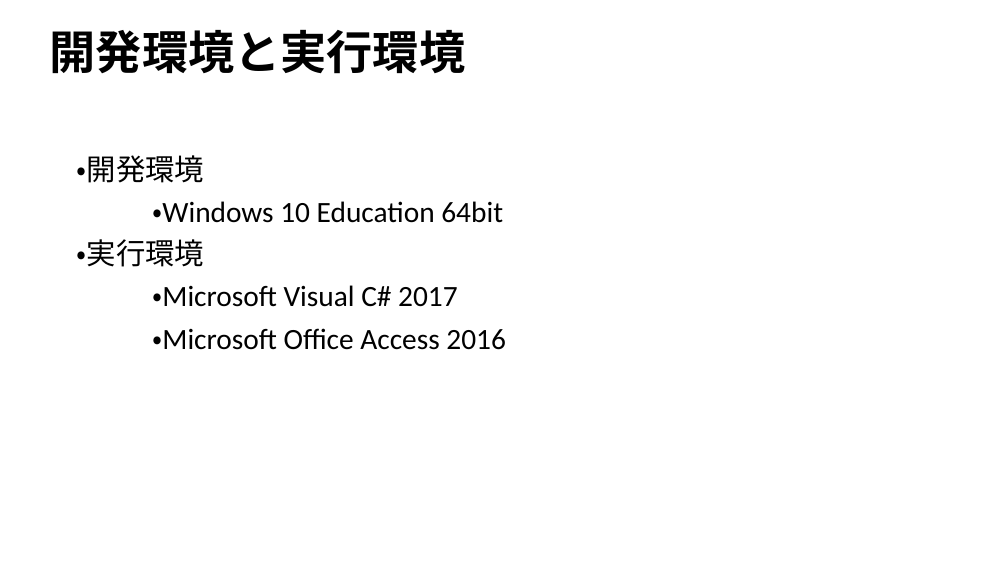
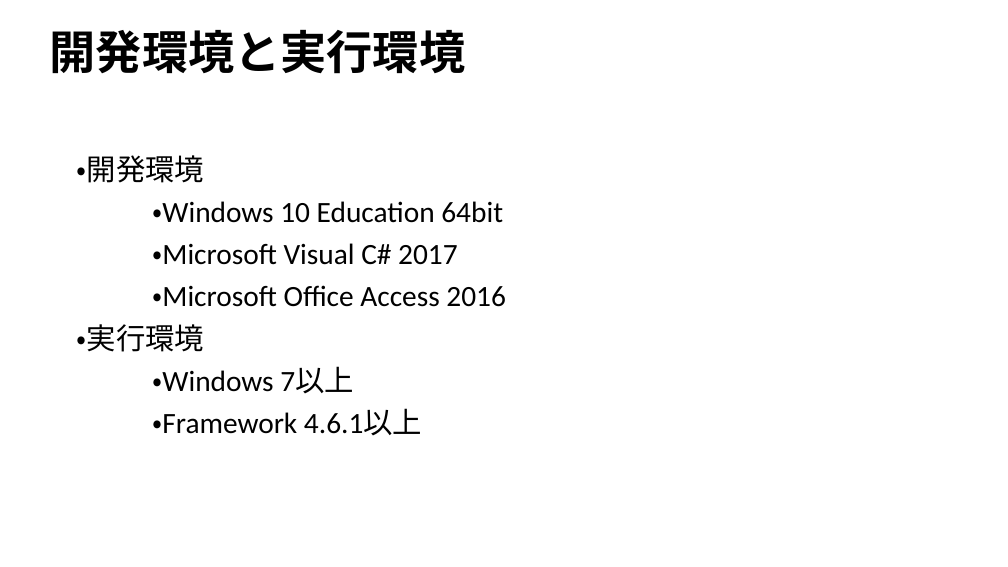
Before and after one commit to Yamanin3/system-devel, a slide deck: slide 12 of 企画発表プレゼンテーション.pptx (slide 11 before the commit). Drawn at 1008x567 pixels with LibreOffice and Linux fonts; fonts in the diff are those of the drawing; background and template pictures are left out. Boxes give left, top, right and bottom in pixels: in the first picture for what was removed or moved away, otherwise in the second. Text is boxed around its words. In the diff, an @@ line names an element or a change of style, - is before the commit and + after.

```diff
--- a/企画発表プレゼンテーション.pptx
+++ b/企画発表プレゼンテーション.pptx
@@ text at (77, 239, 204, 267): paragraph removed @@
-・実行環境
@@ text at (77, 324, 422, 436): paragraphs added @@
+・実行環境
+・Windows 7以上
+・Framework 4.6.1以上
```
Also in this commit, not shown: 1 other slide changed, 1 slide added.
